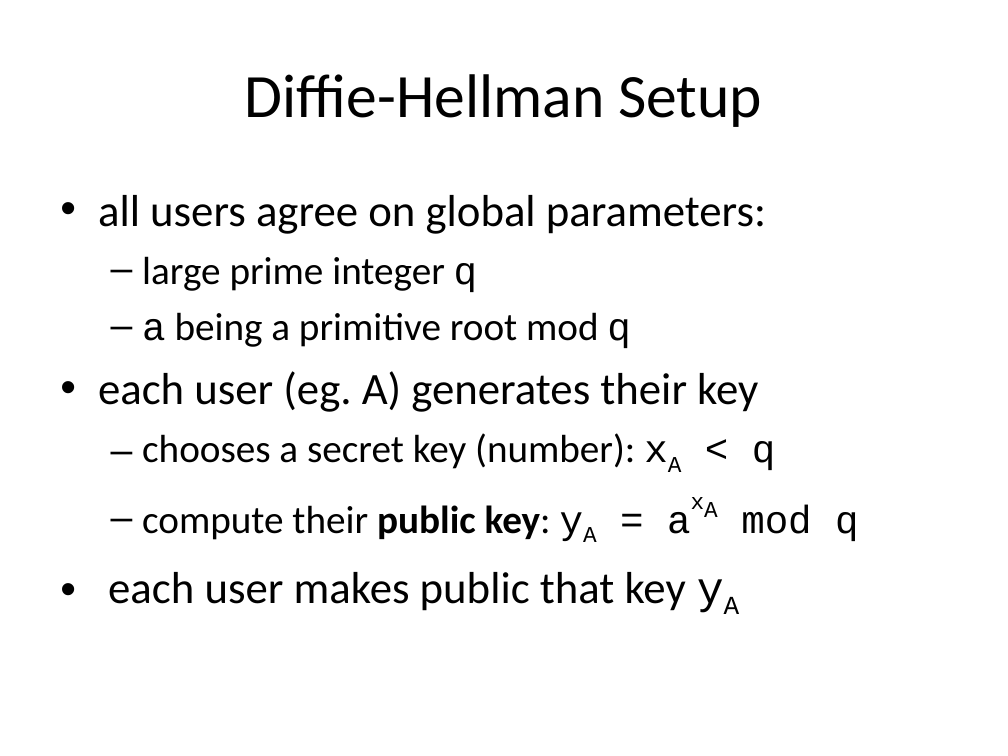
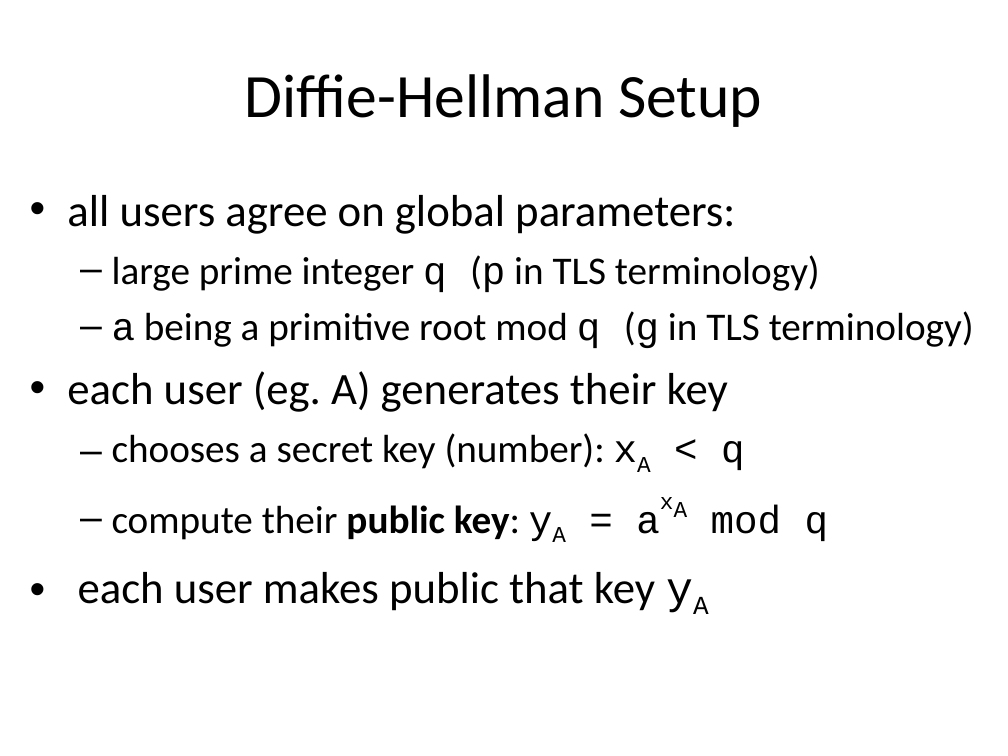
Before and after one commit to DeMaCS-UNICAL/NetworkSecurity, a slide deck: slide 36 of slides/ch09-Asymmetric-and-DH.ppt (slide 34 before the commit). Drawn at 1008x756 pixels with LibreOffice and Linux fonts; fonts in the diff are those of the drawing. Boxes give left, top, right and bottom in pixels: in the first picture for what was removed or moved away, otherwise in the second. Text is boxed around its words. In the diff, an @@ line names an element or a change of style, - is before the commit and + after.

```diff
--- a/slides/ch09-Asymmetric-and-DH.ppt
+++ b/slides/ch09-Asymmetric-and-DH.ppt
@@ text "all users agree on global ...": place and size @@
-text "all users agree on global ..." at [98, 195, 859, 611]
+text "all users agree on global ..." at [67, 195, 974, 611]
@@ text at [112, 255, 974, 348]: text changed @@
-  – large prime integer q
-  – a being a primitive root mod q
+  – large prime integer q (p in TLS terminology)
+  – a being a primitive root mod q (g in TLS terminology)
```
Also in this commit, not shown: 3 other slides changed, 3 slides added, 2 other files.
